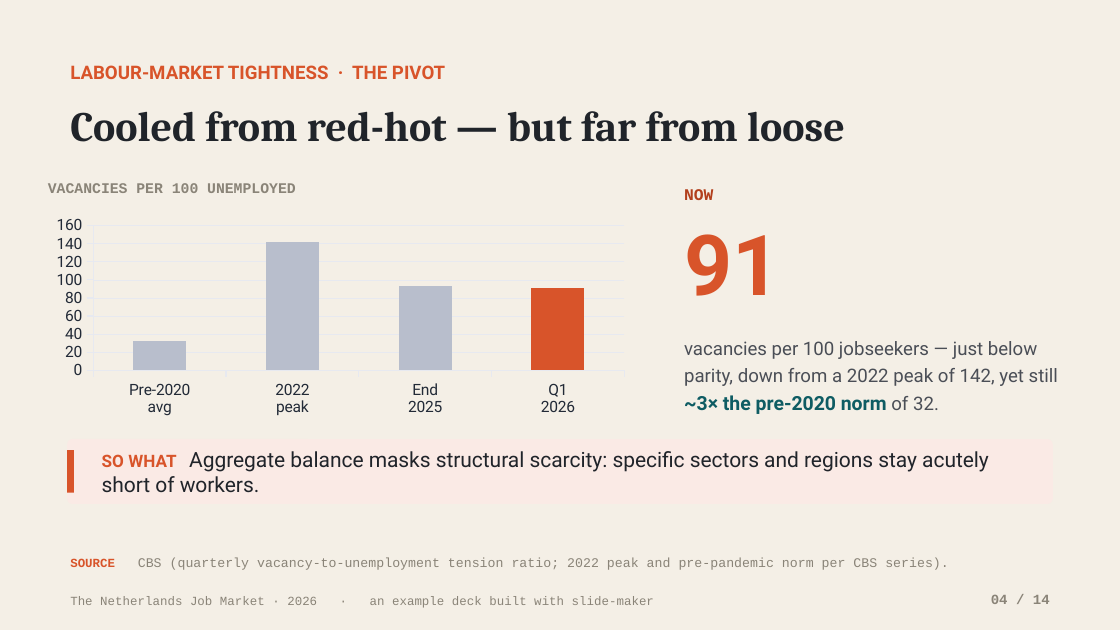
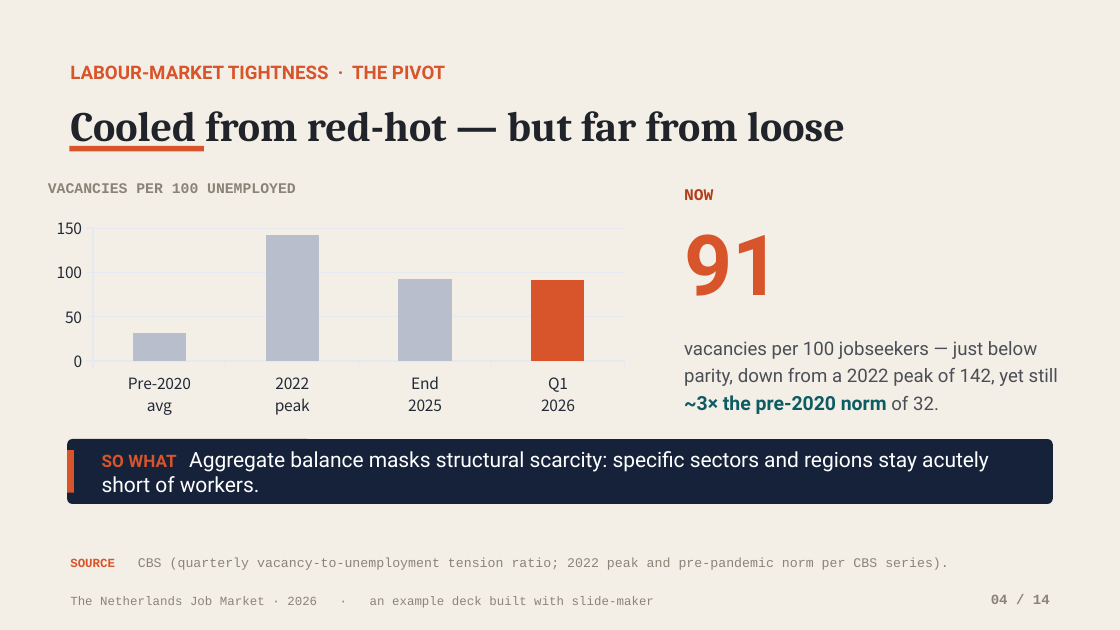
Before and after one commit to addsumtech/slides_maker-site, a slide deck: slide 4 of templates/decks/en/nl-job-market-2026/template.pptx. Drawn at 1120x630 pixels with LibreOffice and Linux fonts; fonts in the diff are those of the drawing. Boxes give left, top, right and bottom in pixels: in the first picture for what was removed or moved away, otherwise in the second. Text is boxed around its words. In the diff, an @@ line names an element or a change of style, - is before the commit and + after.

```diff
--- a/templates/decks/en/nl-job-market-2026/template.pptx
+++ b/templates/decks/en/nl-job-market-2026/template.pptx
@@ rectangle added at bbox=[69, 146, 204, 151], fill #D8542A @@
@@ column chart at bbox=[45, 213, 636, 420] @@
@@ category axis changed @@
@@ value axis changed @@
@@ lettering changed @@
@@ rounded rectangle at bbox=[67, 439, 1053, 504]: fill #FAEAE5 to #16223A @@
@@ text "SO WHAT Aggregate balance masks ..." at bbox=[102, 451, 989, 493]: text colour #20242A to #FFFFFF @@
```
Also in this commit, not shown: 12 other slides changed, 28 other files.
